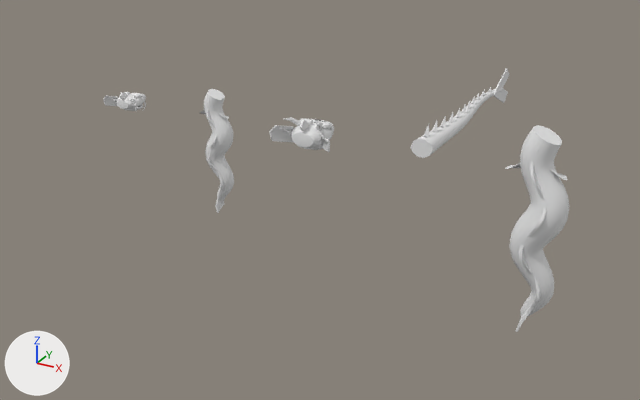
The glTF model assets/epiphany/serpientes.glb: old version first, new version second.
One viewpoint serves both versions: a 50 mm camera at (22.1, -25.2, 10.3) aimed at (7.5, 1.4, -3.0). Arrows for +X, +Y and +Z are at lower left; the lights stay in place. The picture after the commit comes second.

Names of what the first picture shows: 'amaru_cabeza', 'amaru_cuello', 'yacumama_cabeza', 'yacumama_cola', 'yacumama_cuello'.
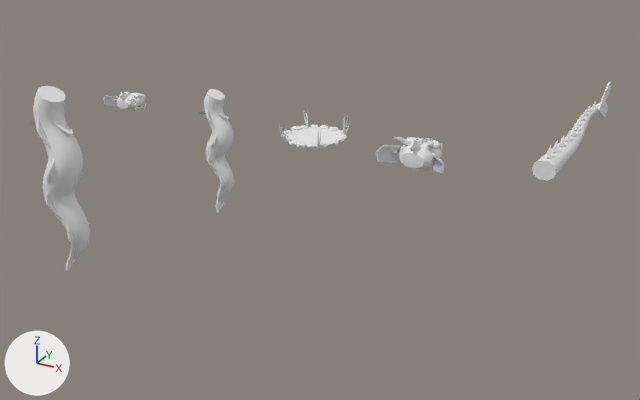
Where the change shows, as pixel boxes [x1, y1, x2, y2] in the pictures (640 x 400 px):
'yacumama_cuello', moved
    before: [505, 125, 569, 332]
    after: [30, 86, 90, 271]
'yacumama_cola', moved
    before: [411, 68, 509, 158]
    after: [532, 82, 611, 181]
'yacumama_cabeza', moved
    before: [269, 117, 334, 152]
    after: [375, 136, 444, 174]
'charco', added
    after: [279, 112, 350, 148]

Edits to the bpy script that builds the scene:
```text
Add me_charco:
    me_charco.from_pydata(...)  # 464 vertices, 796 faces; spans x -1.13..1.12, y -1.13..1.11, z -0.01..0.7
    me_charco.materials.append(mat_paleta)  # white #e7e7e7
Change ob_yacumama_cabeza:
    ob_yacumama_cabeza.location: (8.0, 0.0, 0.0) -> (12.0, 0.0, 0.0)
Change ob_yacumama_cola:
    ob_yacumama_cola.location: (12.0, 0.0, 0.0) -> (16.0, 0.0, 0.0)
Change ob_yacumama_cuello:
    ob_yacumama_cuello.location: (16.0, 0.0, 0.0) -> (0.0, -4.0, 0.0)
Add ob_charco:
    ob_charco = bpy.data.objects.new('charco', me_charco)
    ob_charco.location = (8.0, 0.0, 0.0)
```
